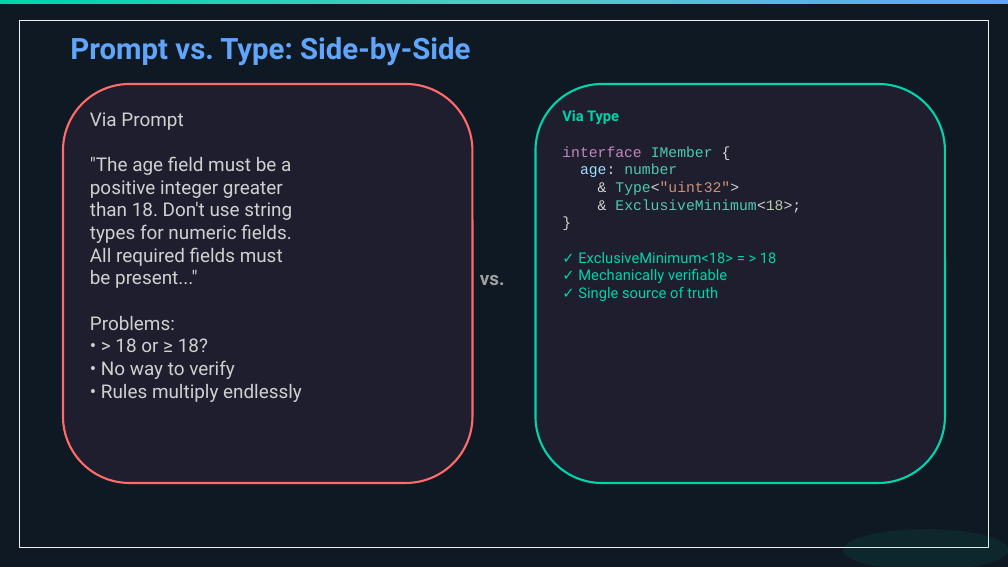
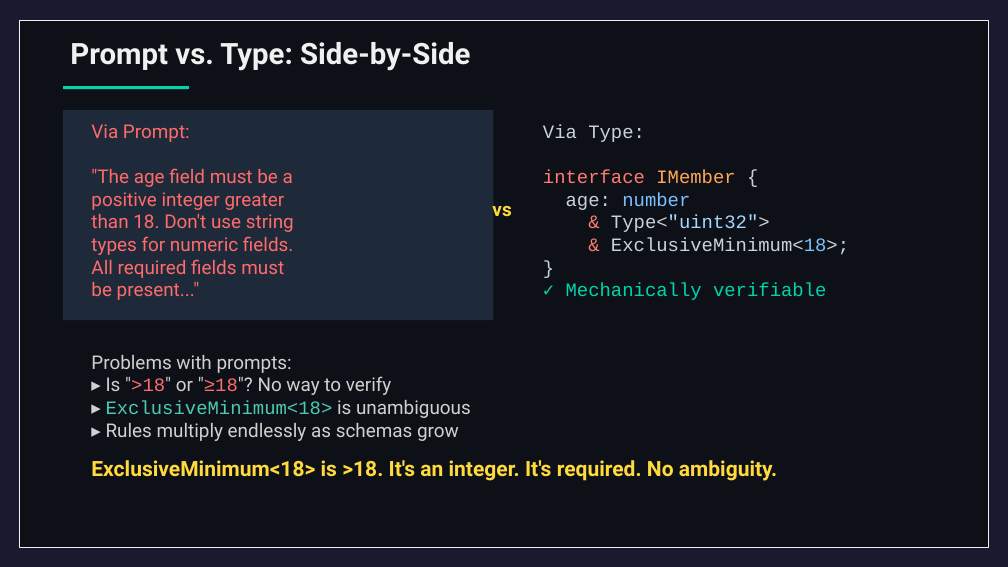
Before and after one commit to wrtnlabs/autobe, a slide deck: slide 37 of website/public/seminars/20260326-qwen-meetup-korea.pptx (slide 45 before the commit). Drawn at 1008x567 pixels with LibreOffice and Linux fonts; fonts in the diff are those of the drawing. Boxes give left, top, right and bottom in pixels: in the first picture for what was removed or moved away, otherwise in the second. Text is boxed around its words. In the diff, an @@ line names an element or a change of style, - is before the commit and + after.

```diff
--- a/website/public/seminars/20260326-qwen-meetup-korea.pptx
+++ b/website/public/seminars/20260326-qwen-meetup-korea.pptx
@@ background #0F1923 to #1A1A2E @@
@@ rectangle removed at bbox=[0, 0, 1008, 5] @@
@@ rectangle at bbox=[19, 20, 988, 547]: fill #0F1923 to #0D1117 @@
@@ text "Prompt vs. Type: Side-by-Side" at bbox=[70, 42, 470, 71]: text colour #60A5FA to #F0F0F0 @@
@@ rectangle added at bbox=[63, 86, 189, 89], fill #00D4AA @@
@@ rectangle added at bbox=[63, 110, 493, 321], fill #1E2A3A @@
@@ text "Via Prompt: "The age field ...": place and size @@
-text "Via Prompt: "The age field ..." at bbox=[63, 84, 473, 483]
+text "Via Prompt: "The age field ..." at bbox=[91, 124, 294, 300]
@@ text "Via Prompt: "The age field ..." at bbox=[91, 124, 294, 300]: fill #1E1E2E to none; outline #FF6B6B 2 pt to none @@
@@ rectangle added at bbox=[515, 110, 945, 321], fill #0D1117 @@
@@ text "Via Type:": place and size @@
-text "Via Type:" at bbox=[535, 84, 945, 483]
+text "Via Type:" at bbox=[543, 124, 849, 300]
@@ text "Via Type:" at bbox=[543, 124, 849, 300]: fill #1E1E2E to none; outline #00D4AA 2 pt to none @@
@@ text at bbox=[91, 124, 294, 300]: text changed; text colour #D0D0D0 to #FF6B6B @@
-Via Prompt
-"The age field must be a
-positive integer greater
-than 18. Don't use string
-types for numeric fields.
-All required fields must
-be present..."
-Problems:
-• > 18 or ≥ 18?
-• No way to verify
-• Rules multiply endlessly
+Via Prompt:
+"The age field must be a
+positive integer greater
+than 18. Don't use string
+types for numeric fields.
+All required fields must
+be present..."
@@ text at bbox=[543, 124, 645, 142]: text changed; size 14 to 18 pt; font Roboto to Courier New; text colour #00D4AA to #C9D1D9; bold off @@
-Via Type
+Via Type:
@@ text at bbox=[543, 170, 849, 300]: size 14 to 18 pt; text colour #C586C0 to #FF7B72 in "interface"; text colour #4EC9B0 to #FFA657 in "IMember"; text colour #D4D4D4 to #C9D1D9 in "{", "age:", "Type<"uint32">", "ExclusiveMinimum<18>;" and 1 more places; text colour #9CDCFE to #C9D1D9 in "age:"; text colour #4EC9B0 to #79C0FF in "number"; text colour #D4D4D4 to #FF7B72 in "&", "&"; text colour #4EC9B0 to #C9D1D9 in "Type<"uint32">", "ExclusiveMinimum<18>;"; text colour #CE9178 to #A5D6FF in "Type<"uint32">"; text colour #B5CEA8 to #79C0FF in "ExclusiveMinimum<18>;"; font Roboto to Courier New in "✓ Mechanically verifiable" @@
@@ text at bbox=[492, 206, 511, 216]: text changed; text colour #A0A0A0 to #FFD93D @@
-vs.
+vs
@@ text at bbox=[578, 252, 777, 263]: paragraph removed @@
-✓ ExclusiveMinimum<18> = > 18
@@ text at bbox=[578, 287, 718, 301]: paragraph removed @@
-✓ Single source of truth
@@ text added at bbox=[91, 355, 471, 441], 18 pt, text #D0D0D0 @@
+Problems with prompts:
+▸ Is ">18" or "≥18"? No way to verify
+▸ ExclusiveMinimum<18> is unambiguous
+▸ Rules multiply endlessly as schemas grow
@@ text added at bbox=[91, 460, 777, 481], 20 pt, text #FFD93D, bold @@
+ExclusiveMinimum<18> is >18. It's an integer. It's required. No ambiguity.
@@ ellipse removed at bbox=[843, 529, 1008, 567] @@
```
Also in this commit, not shown: 35 other slides changed, 26 slides added, 35 slides removed, 2 other files.
